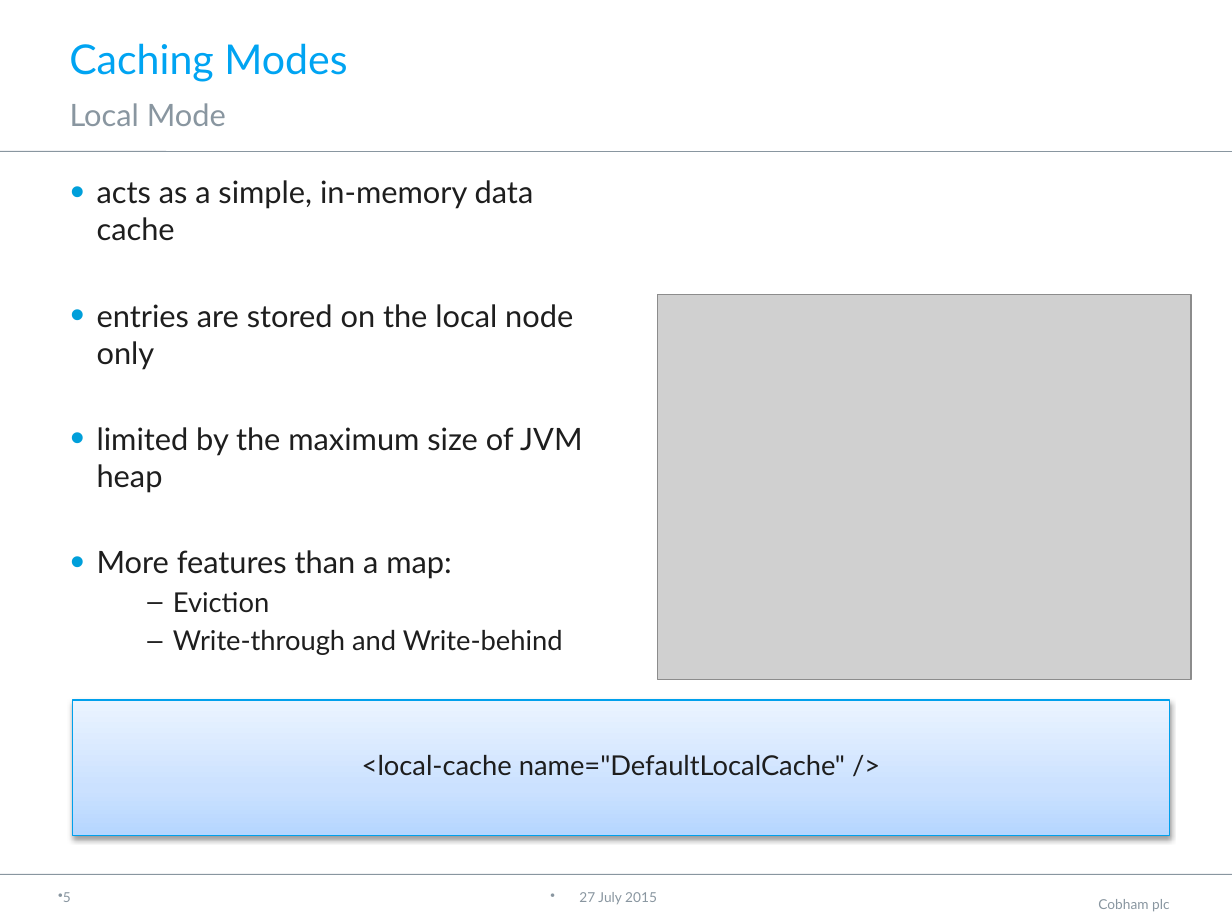
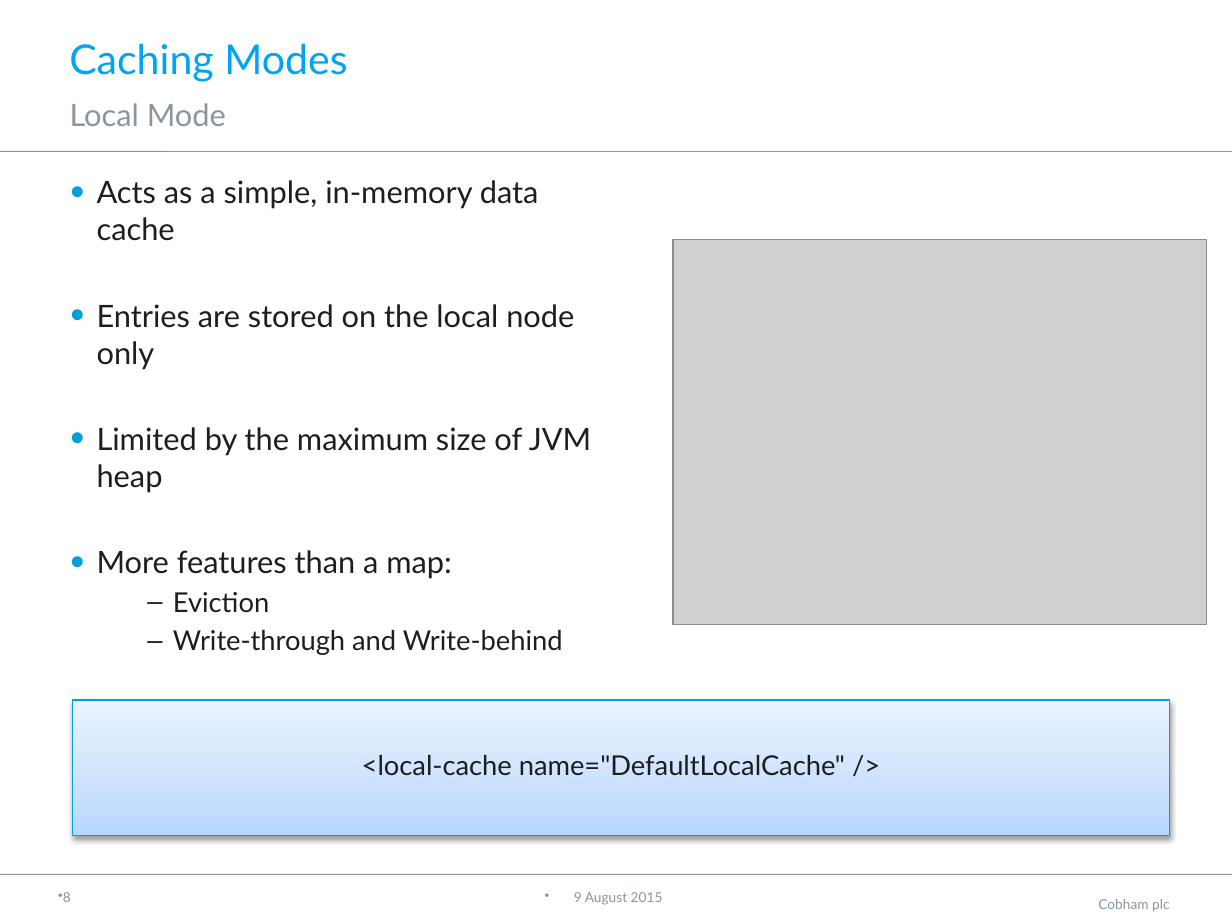
Before and after one commit to neha-bansal/Demos, a slide deck: slide 9 of infinispan-embedded-tutorial/Infinispan.pptx (slide 6 before the commit). Drawn at 1232x924 pixels with LibreOffice and Linux fonts; fonts in the diff are those of the drawing; grey boxes stand for pictures; background and template pictures are left out. Boxes give left, top, right and bottom in pixels: in the first picture for what was removed or moved away, otherwise in the second. Text is boxed around its words. In the diff, an @@ line names an element or a change of style, - is before the commit and + after.

```diff
--- a/infinispan-embedded-tutorial/Infinispan.pptx
+++ b/infinispan-embedded-tutorial/Infinispan.pptx
@@ text at [97,180,591,493]: text changed @@
-• acts as a simple, in-memory data cache
-• entries are stored on the local node only
-• limited by the maximum size of JVM heap
+• Acts as a simple, in-memory data cache
+• Entries are stored on the local node only
+• Limited by the maximum size of JVM heap
@@ picture: place and size @@
-picture at [658,294,1191,679]
+picture at [673,239,1206,623]
@@ page number at [63,892,71,902]: text changed @@
-5
+8
@@ text at [574,892,663,905]: text changed @@
-27 July 2015
+9 August 2015
```
Also in this commit, not shown: 14 other slides changed, 1 slide added.
